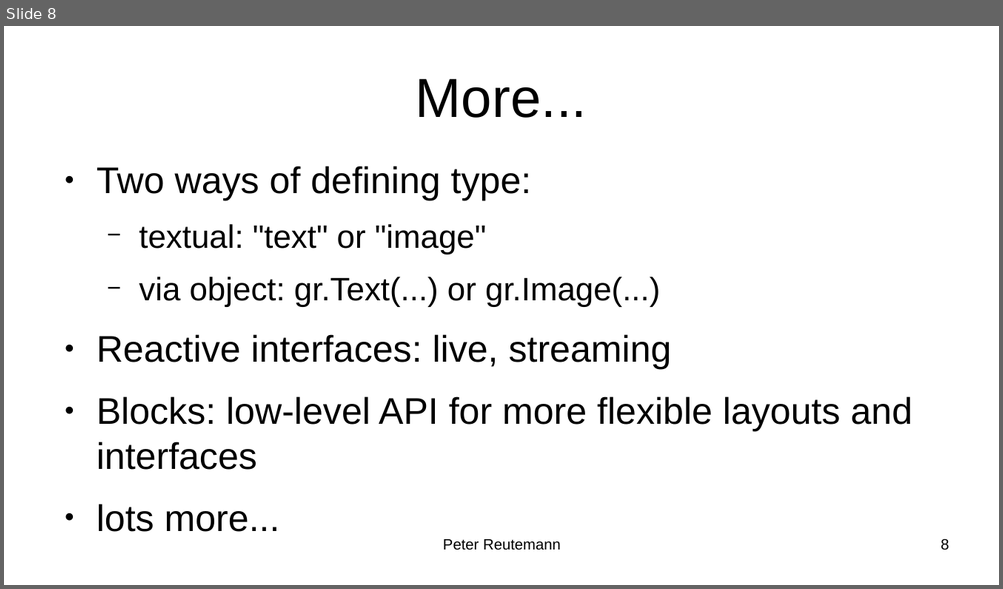
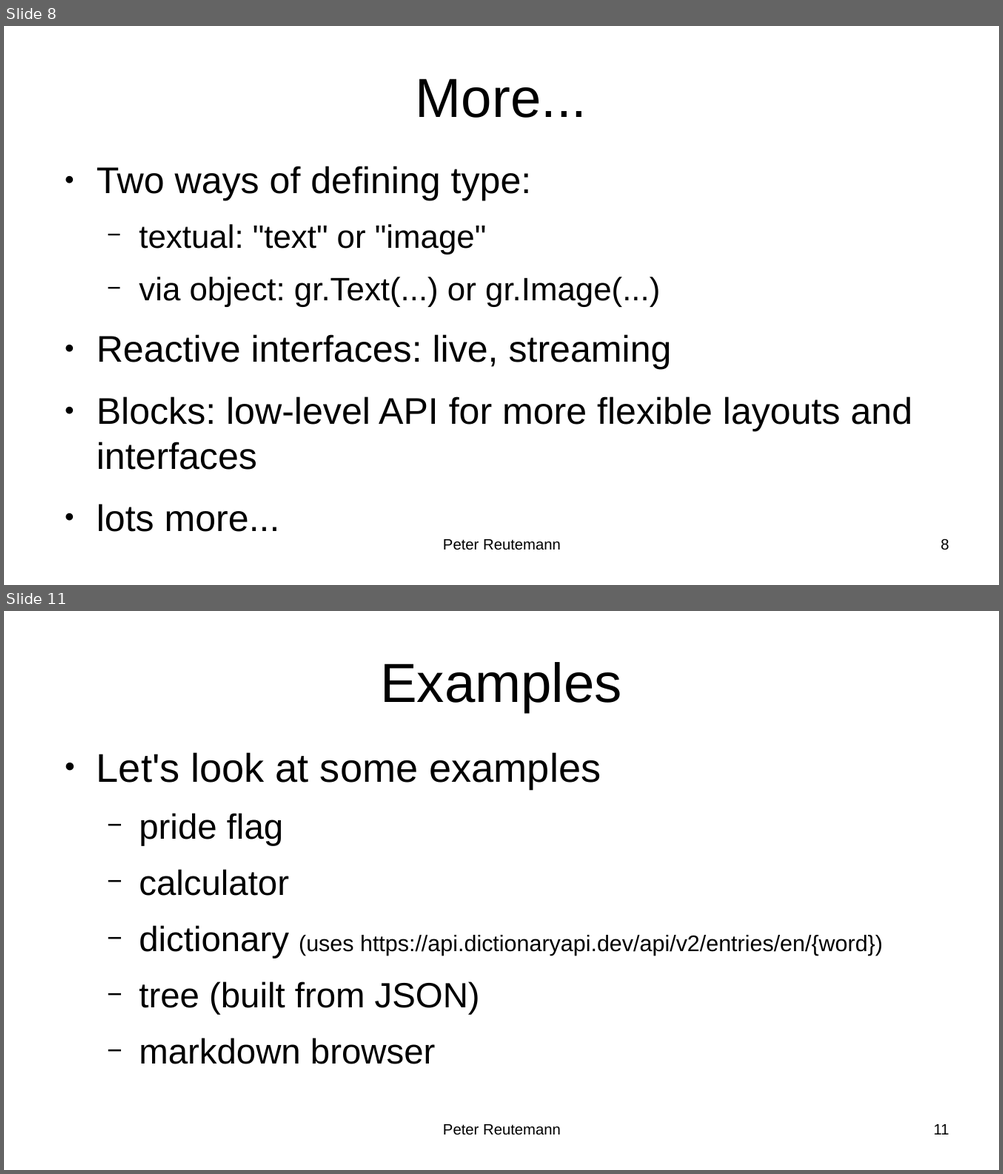
Before and after one commit to HamPUG/meetings, a slide deck: 2023/2023-03-13/user_interfaces.odp. Shown one above the other, each under a label of ours: slide 8 before the commit, slides 8 and 11 after it; the slides between them are not shown. The pictures are 1003x589 and 1003x1174 pixels, drawn with LibreOffice and Linux fonts; fonts in the diff are those of the drawing. Boxes give left, top, right and bottom in pixels: in the first picture for what was removed or moved away, otherwise in the second. Text is boxed around its words. In the diff, an @@ line names an element or a change of style, - is before the commit and + after.

```diff
--- a/2023/2023-03-13/user_interfaces.odp
+++ b/2023/2023-03-13/user_interfaces.odp
@@ slide 11 added at bbox=[4, 611, 999, 1170], background #FFFFFF @@
@@ title added at bbox=[380, 662, 622, 712], 44 pt, text #000000 @@
+Examples
@@ text added at bbox=[96, 752, 882, 1065], 28 pt, text #000000 @@
+● Let's look at some examples
+  − pride flag
+  − calculator
+  − dictionary (uses https://api.dictionaryapi.dev/api/v2/entries/en/{word})
+  − tree (built from JSON)
+  − markdown browser
@@ text added at bbox=[443, 1125, 560, 1136], 12 pt, text #000000 @@
+Peter Reutemann
@@ page number added at bbox=[933, 1125, 949, 1135], 12 pt, text #000000 @@
+11
```
Also in this commit, not shown: 1 slide changed, 1 other slide added, 18 other files.
